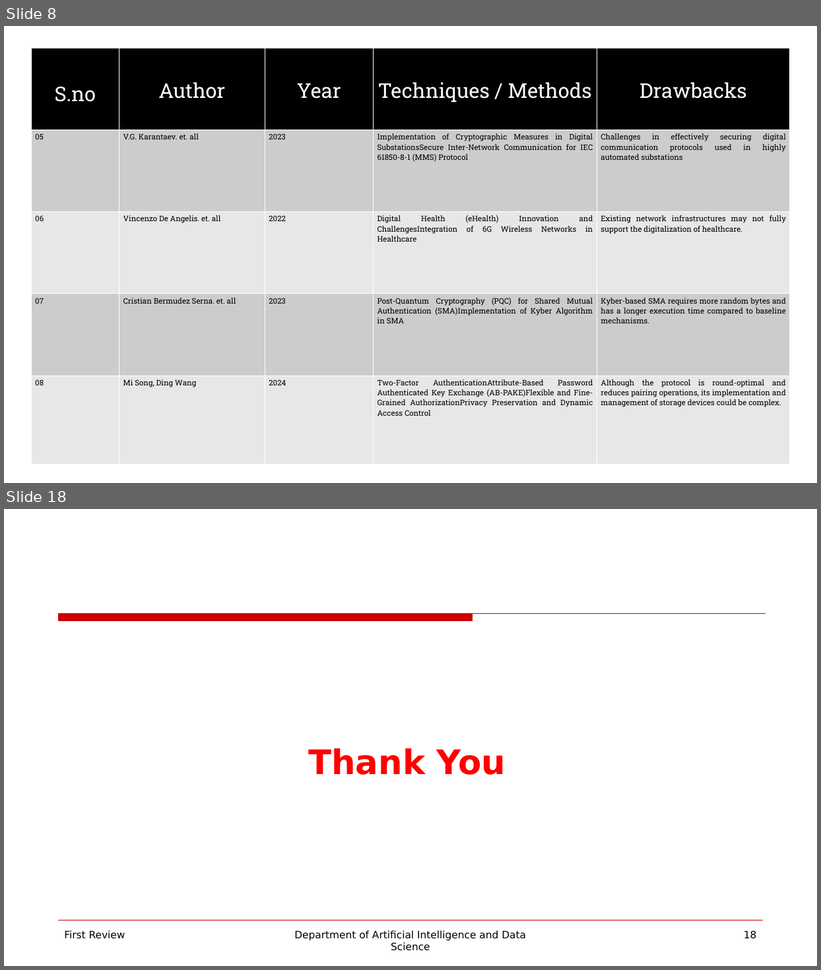
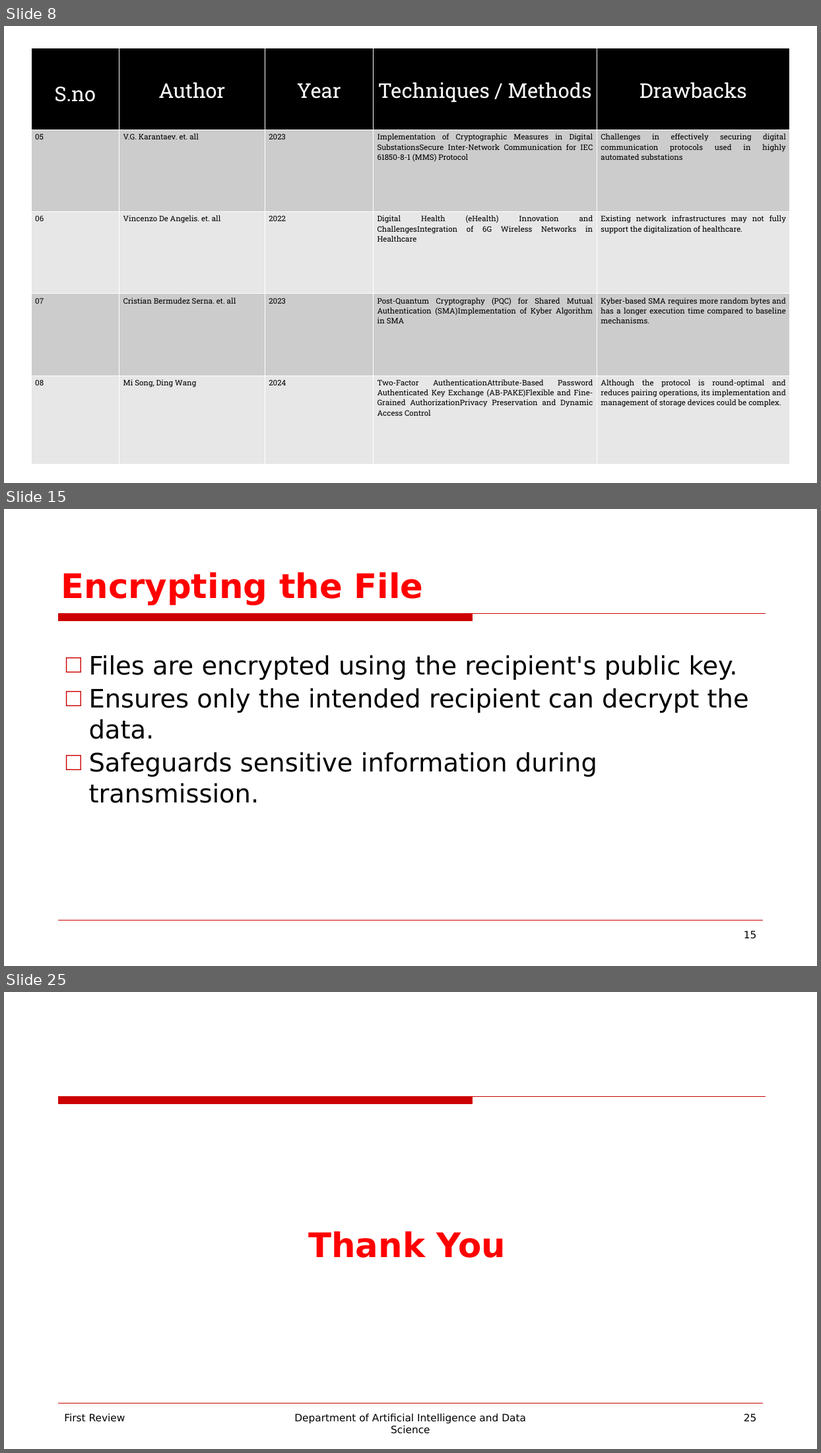
Before and after one commit to guru0005/Mini-Project-for-Data-Science-221801014, a slide deck: PPT/Mini Project for Data Science PPT.pptx. Shown one above the other, each under a label of ours: slides 8 and 18 before the commit, slides 8, 15 and 25 after it; the slides between them are not shown. The pictures are 821x970 and 821x1453 pixels, drawn with LibreOffice and Linux fonts; fonts in the diff are those of the drawing; background and template pictures are left out. Boxes give left, top, right and bottom in pixels: in the first picture for what was removed or moved away, otherwise in the second. Text is boxed around its words. In the diff, an @@ line names an element or a change of style, - is before the commit and + after.

```diff
--- a/PPT/Mini Project for Data Science PPT.pptx
+++ b/PPT/Mini Project for Data Science PPT.pptx
@@ slide 15 added at box(4, 509, 817, 966), background picture (left out); not listed: 2 template elements that a slide beside it also shows @@
@@ title added at box(61, 572, 424, 605), 40 pt, text #FF0000, bold @@
+Encrypting the File
@@ text added at box(89, 655, 749, 803), 30 pt, text #000000 @@
+□ Files are encrypted using the recipient's public key.
+□ Ensures only the intended recipient can decrypt the data.
+□ Safeguards sensitive information during transmission.
@@ page number added at box(744, 931, 757, 939), 12 pt, text #000000 @@
+15
@@ what was slide 18 is now slide 25 @@
@@ page number at box(744, 1414, 757, 1422): text changed @@
-18
+25
```
Also in this commit, not shown: 12 slides changed, 6 other slides added.
